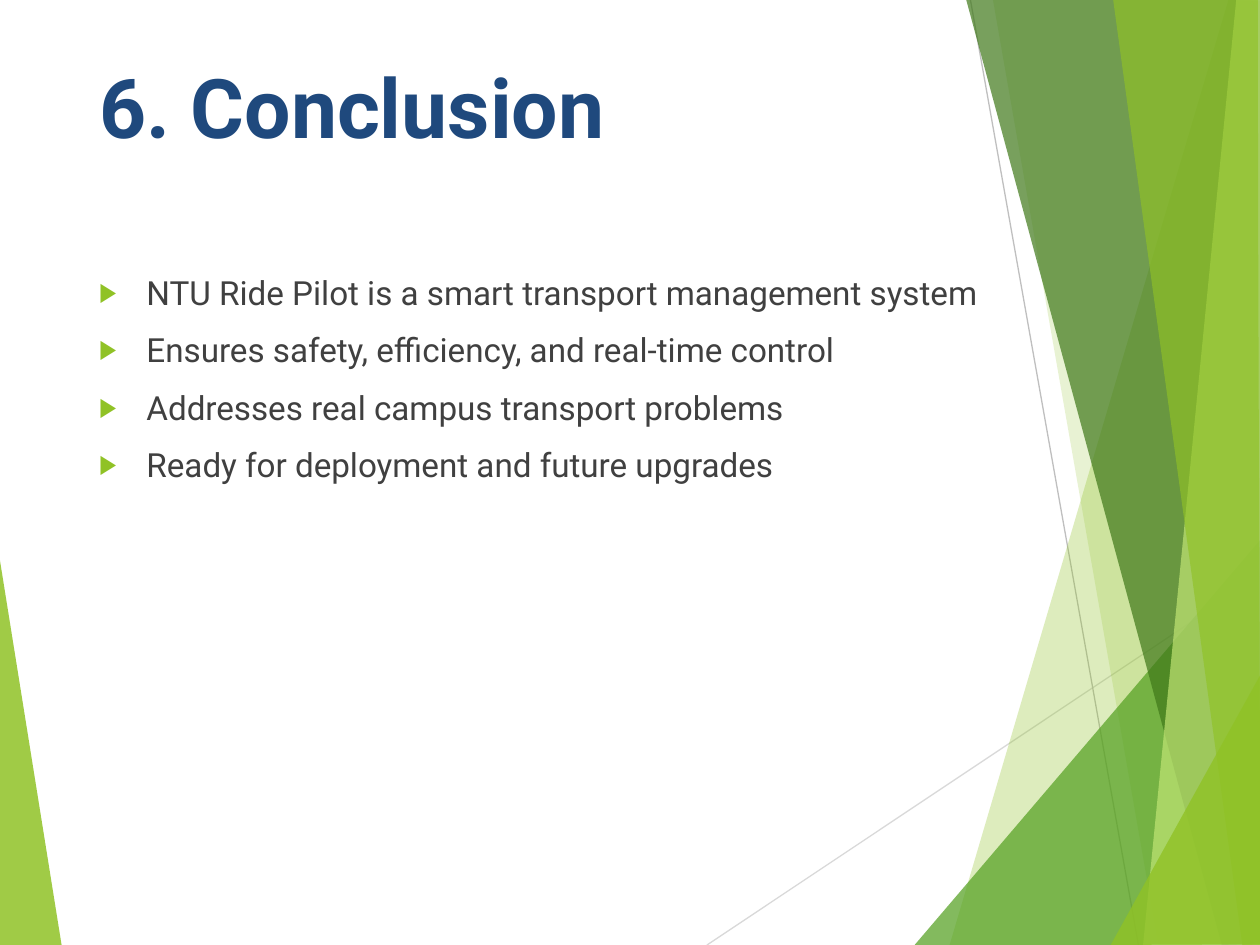
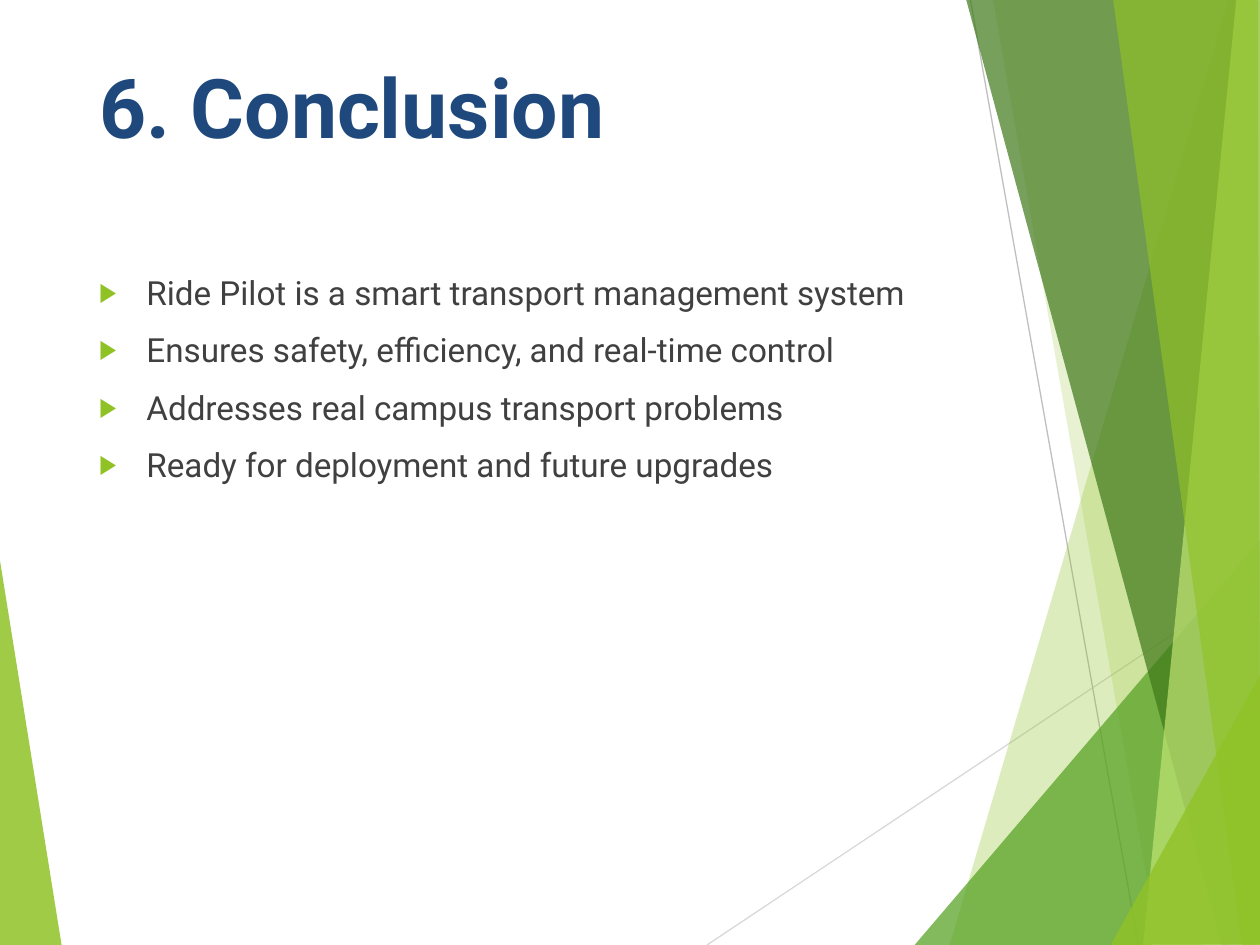
Before and after one commit to Abubakar-doc/FYP-24-SE-A-204, a slide deck: slide 8 of NTU Ride Pilot/Documentation/Documentation/NTU Ride Pilot.pptx. Drawn at 1260x945 pixels with LibreOffice and Linux fonts; fonts in the diff are those of the drawing. Boxes give left, top, right and bottom in pixels: in the first picture for what was removed or moved away, otherwise in the second. Text is boxed around its words. In the diff, an @@ line names an element or a change of style, - is before the commit and + after.

Commit message:
Remove unused files and update presentation
Deleted temporary, backup, and image files from documentation and tutorial directories to clean up the repository. Updated the NTU Ride Pilot presentation file.

```diff
--- a/NTU Ride Pilot/Documentation/Documentation/NTU Ride Pilot.pptx
+++ b/NTU Ride Pilot/Documentation/Documentation/NTU Ride Pilot.pptx
@@ text at (146, 280, 905, 312): text changed @@
-▶ NTU Ride Pilot is a smart transport management system
+▶ Ride Pilot is a smart transport management system
```
Also in this commit, not shown: 1 other slide changed, 6 other files.
